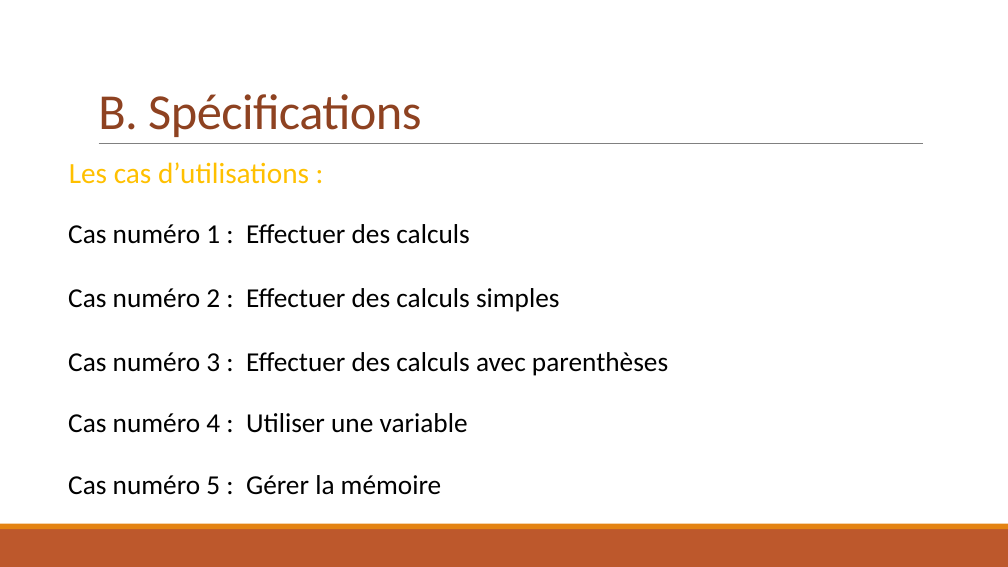
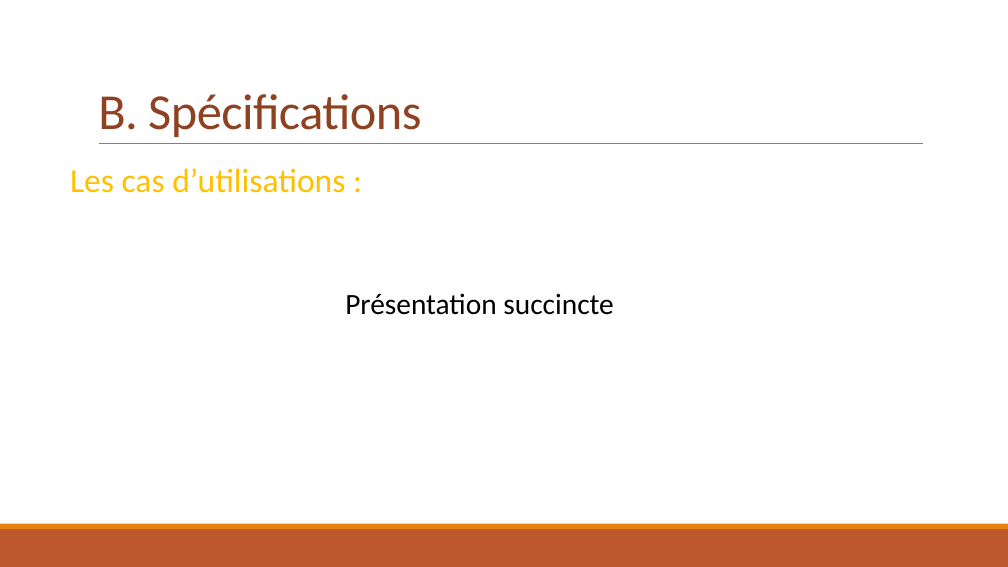
Before and after one commit to Vinvin2/Calculatrice, a slide deck: slide 10 of ProjetS2/Dossier-Manuel-Presentation/PresentationProjetS2.pptx (slide 14 before the commit). Drawn at 1008x567 pixels with LibreOffice and Linux fonts; fonts in the diff are those of the drawing. Boxes give left, top, right and bottom in pixels: in the first picture for what was removed or moved away, otherwise in the second. Text is boxed around its words. In the diff, an @@ line names an element or a change of style, - is before the commit and + after.

```diff
--- a/ProjetS2/Dossier-Manuel-Presentation/PresentationProjetS2.pptx
+++ b/ProjetS2/Dossier-Manuel-Presentation/PresentationProjetS2.pptx
@@ text at [70,168,345,193]: size 27.9 to 32 pt in "Les cas d’utilisations :"; line spacing 0.7 to 0.9 @@
@@ text at [345,293,613,315]: text changed; size 26 to 28 pt @@
-        Cas numéro 1 : Effectuer des calculs
-        Cas numéro 2 : Effectuer des calculs simples
-        Cas numéro 3 : Effectuer des calculs avec parenthèses
-        Cas numéro 4 : Utiliser une variable
-        Cas numéro 5 : Gérer la mémoire
+        Présentation succincte
```
Also in this commit, not shown: 2 other slides changed, 13 slides removed, 1 other file.
